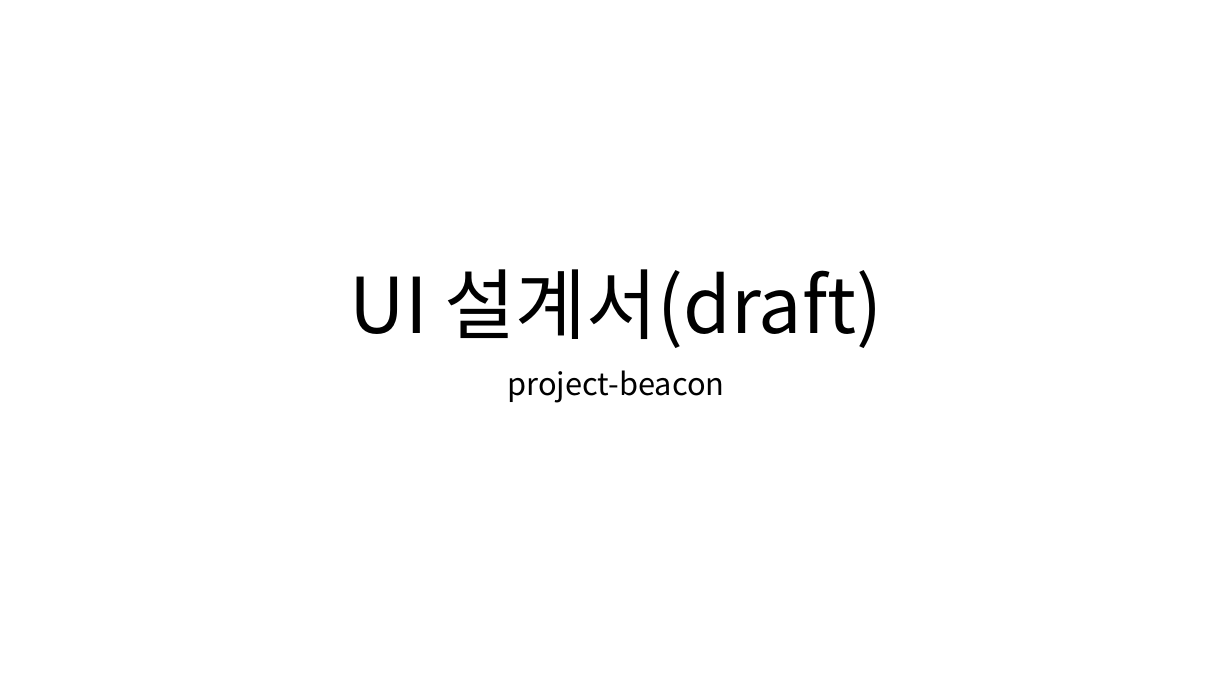
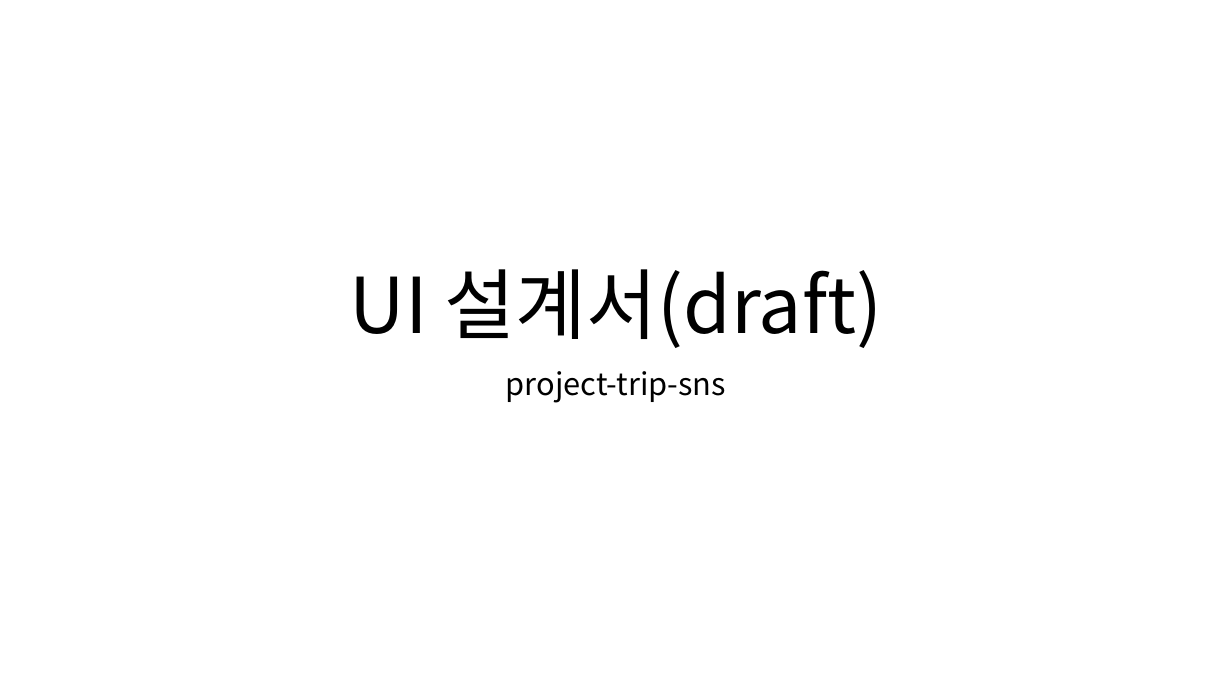
Before and after one commit to positiveWand/project-trip-sns, a slide deck: slide 1 of document/UI 설계서(draft).pptx. Drawn at 1232x693 pixels with LibreOffice and Linux fonts; fonts in the diff are those of the drawing. Boxes give left, top, right and bottom in pixels: in the first picture for what was removed or moved away, otherwise in the second. Text is boxed around its words. In the diff, an @@ line names an element or a change of style, - is before the commit and + after.

```diff
--- a/document/UI 설계서(draft).pptx
+++ b/document/UI 설계서(draft).pptx
@@ subtitle at (506,371,726,403): text changed @@
-project-beacon
+project-trip-sns
```
Also in this commit, not shown: 7 other slides changed, 8 slides added, 5 slides removed, 13 other files.
